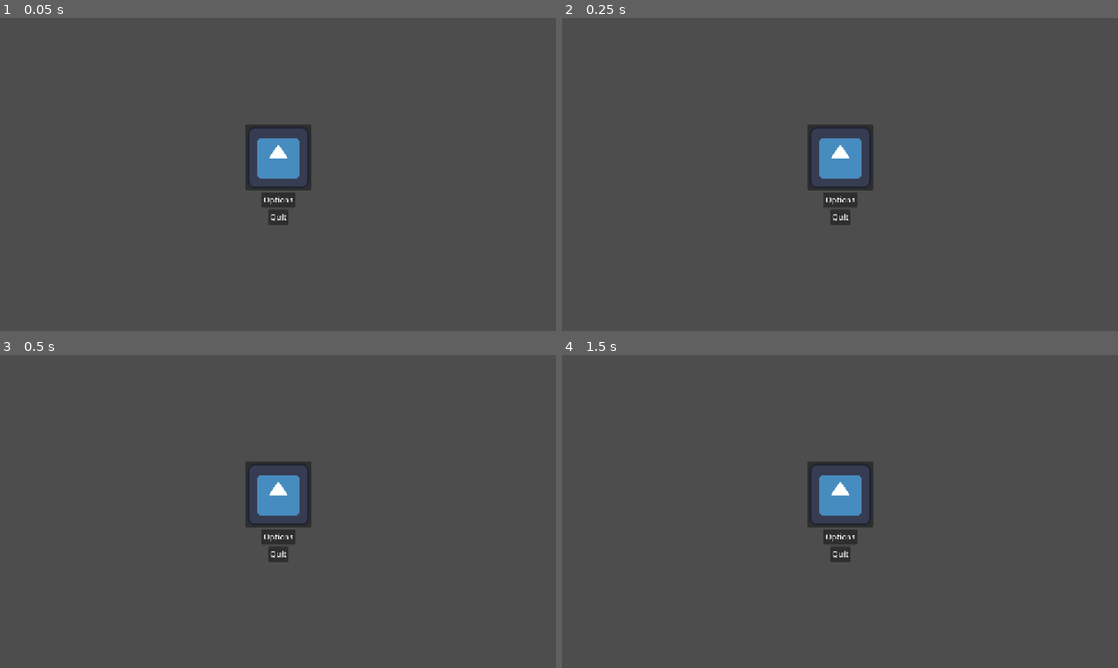
Above: before the commit, frames 1-4 (two rows, left to right).
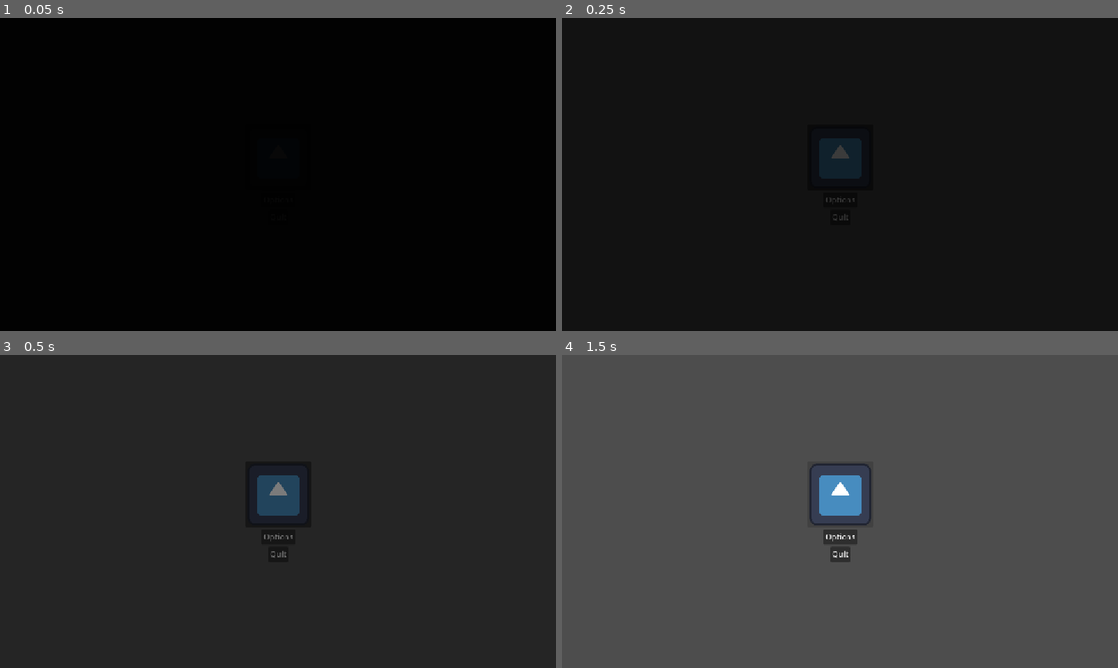
Above: after the commit, the same moments.

Repository: Menamejeff34/GameJam1
Game: Godot game, scene res://Scenes/TitleScreen/TitleScreen.tscn
Two runs of this game, one before a commit and one after it. Both use one fixed random seed, a clock stepped at 60 frames per second and the inputs below. The engine's default icon, where the game draws it, is replaced by a stand-in: a white triangle on a blue panel in a dark square.
Inputs (mouse positions are in pixels of both pictures, inside the frame that each line leads up to):
- Up to frame 1 (0.05 s): no input
- Up to frame 2 (0.25 s): no input
- Up to frame 3 (0.5 s): no input
- Up to frame 4 (1.5 s): click (840, 492) at 0.52 s; click (840, 492) at 1.27 s

The runs differ from the first frame. In frame 1, 100% of the frame differs, in the area x 0-100%, y 0-100%; in frame 2, 100%; in frame 3, 99%; in frame 4, less than 0.1%.

Commit message:
Added fade in/out effects to the title screen

Diff:
--- a/nsjs/Scenes/TitleScreen/TitleScreen.tscn
+++ b/nsjs/Scenes/TitleScreen/TitleScreen.tscn
@@ -1,8 +1,62 @@
-[gd_scene load_steps=2 format=3 uid="uid://p6f2eywb7fxq"]
+[gd_scene load_steps=7 format=3 uid="uid://p6f2eywb7fxq"]
 
+[ext_resource type="Script" uid="uid://ddhntuss4tfcr" path="res://Scenes/TitleScreen/title_screen.gd" id="1_4lqrc"]
 [ext_resource type="Texture2D" uid="uid://bcddwwj3gs74j" path="res://icon.svg" id="1_f6ya5"]
 
+[sub_resource type="Animation" id="Animation_4lqrc"]
+resource_name = "Fade In"
+tracks/0/type = "value"
+tracks/0/imported = false
+tracks/0/enabled = true
+tracks/0/path = NodePath("AnimationPlayer/Sprite2D:modulate")
+tracks/0/interp = 1
+tracks/0/loop_wrap = true
+tracks/0/keys = {
+"times": PackedFloat32Array(0, 1),
+"transitions": PackedFloat32Array(1, 1),
+"update": 0,
+"values": [Color(0, 0, 0, 0), Color(0, 0, 0, 1)]
+}
+
+[sub_resource type="Animation" id="Animation_at0r8"]
+resource_name = "Fade Out"
+tracks/0/type = "value"
+tracks/0/imported = false
+tracks/0/enabled = true
+tracks/0/path = NodePath("AnimationPlayer/Sprite2D:modulate")
+tracks/0/interp = 1
+tracks/0/loop_wrap = true
+tracks/0/keys = {
+"times": PackedFloat32Array(0, 1),
+"transitions": PackedFloat32Array(1, 1),
+"update": 0,
+"values": [Color(0, 0, 0, 1), Color(0, 0, 0, 0)]
+}
+
+[sub_resource type="Animation" id="Animation_bf2sq"]
+length = 0.001
+tracks/0/type = "value"
+tracks/0/imported = false
+tracks/0/enabled = true
+tracks/0/path = NodePath("AnimationPlayer/Sprite2D:modulate")
+tracks/0/interp = 1
+tracks/0/loop_wrap = true
+tracks/0/keys = {
+"times": PackedFloat32Array(0),
+"transitions": PackedFloat32Array(1),
+"update": 0,
+"values": [Color(0, 0, 0, 1)]
+}
+
+[sub_resource type="AnimationLibrary" id="AnimationLibrary_fkfbp"]
+_data = {
+&"Fade In": SubResource("Animation_4lqrc"),
+&"Fade Out": SubResource("Animation_at0r8"),
+&"RESET": SubResource("Animation_bf2sq")
+}
+
 [node name="TitleScreen" type="Node2D"]
+script = ExtResource("1_4lqrc")
 
 [node name="Control" type="Control" parent="."]
 layout_mode = 3
@@ -25,7 +79,6 @@
 size_flags_horizontal = 4
 size_flags_vertical = 4
 focus_mode = 0
-mouse_filter = 2
 icon = ExtResource("1_f6ya5")
 
 [node name="Options Button" type="Button" parent="Control/VBoxContainer"]
@@ -33,7 +86,6 @@
 size_flags_horizontal = 4
 size_flags_vertical = 4
 focus_mode = 0
-mouse_filter = 2
 text = "Options
 "
 icon_alignment = 1
@@ -43,7 +95,19 @@
 size_flags_horizontal = 4
 size_flags_vertical = 4
 focus_mode = 0
-mouse_filter = 2
 text = "Quit
 "
 icon_alignment = 1
+
+[node name="AnimationPlayer" type="AnimationPlayer" parent="."]
+libraries = {
+&"": SubResource("AnimationLibrary_fkfbp")
+}
+
+[node name="Sprite2D" type="Sprite2D" parent="AnimationPlayer"]
+modulate = Color(0, 0, 0, 1)
+position = Vector2(588, 338)
+scale = Vector2(11.1719, 6.29688)
+texture = ExtResource("1_f6ya5")
+
+[connection signal="pressed" from="Control/VBoxContainer/Quit Button" to="." method="_on_quit_button_pressed"]
--- /dev/null
+++ b/nsjs/Scenes/TitleScreen/title_screen.gd
@@ -0,0 +1,15 @@
+extends Node2D
+
+@onready var animation_player: AnimationPlayer = $AnimationPlayer
+
+
+
+func _ready() -> void:
+	animation_player.play("Fade Out")
+
+
+func _on_quit_button_pressed() -> void:
+	animation_player.play("Fade In")
+	var timer = get_tree().create_timer(1)
+	await timer.timeout
+	get_tree().quit()
Not shown, added: nsjs/Scenes/TitleScreen/title_screen.gd.uid
